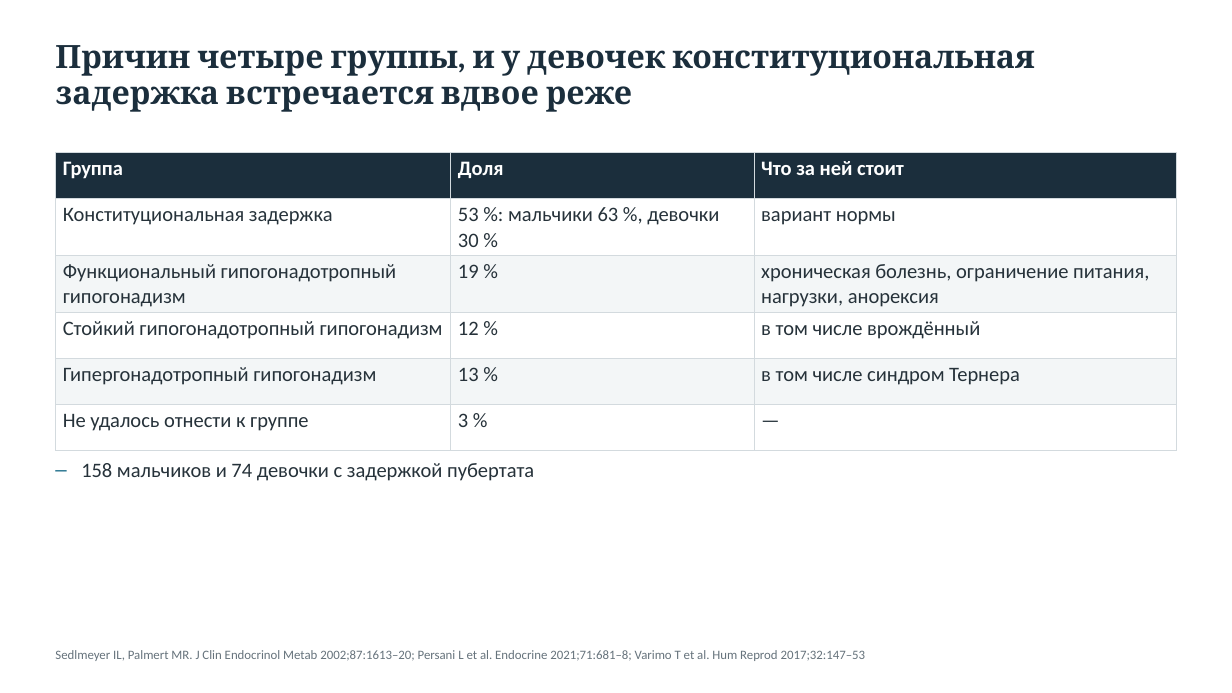
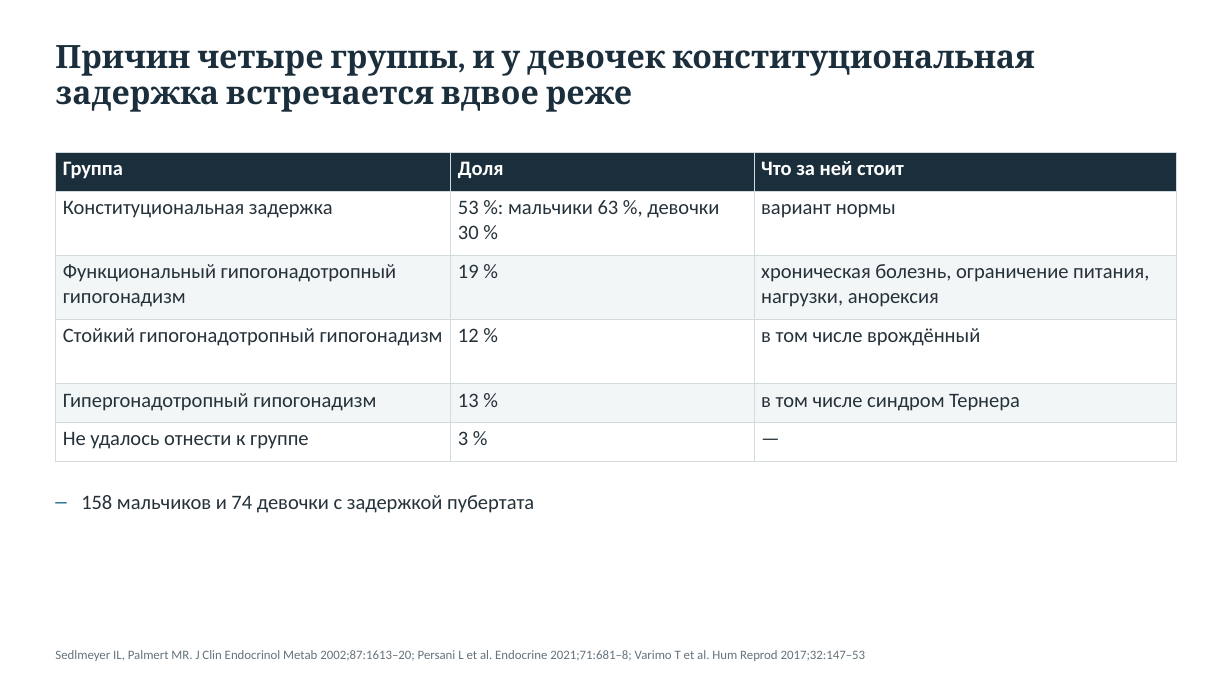
Before and after one commit to drabdulbosit1-eng/my-test-cloud, a slide deck: slide 26 of Endo_short_stature/Эндокринные причины низкорослости 2026.pptx. Drawn at 1232x693 pixels with LibreOffice and Linux fonts; fonts in the diff are those of the drawing. Boxes give left, top, right and bottom in pixels: in the first picture for what was removed or moved away, otherwise in the second. Text is boxed around its words. In the diff, an @@ line names an element or a change of style, - is before the commit and + after.

```diff
--- a/Endo_short_stature/Эндокринные причины низкорослости 2026.pptx
+++ b/Endo_short_stature/Эндокринные причины низкорослости 2026.pptx
@@ table: place and size @@
-table at [55,152,1177,435]
+table at [55,152,1177,461]
@@ text "158 мальчиков и 74 девочки ...": place and size @@
-text "158 мальчиков и 74 девочки ..." at [81,463,534,481]
+text "158 мальчиков и 74 девочки ..." at [81,495,534,513]
```
Also in this commit, not shown: 20 other slides changed, 13 other files.
